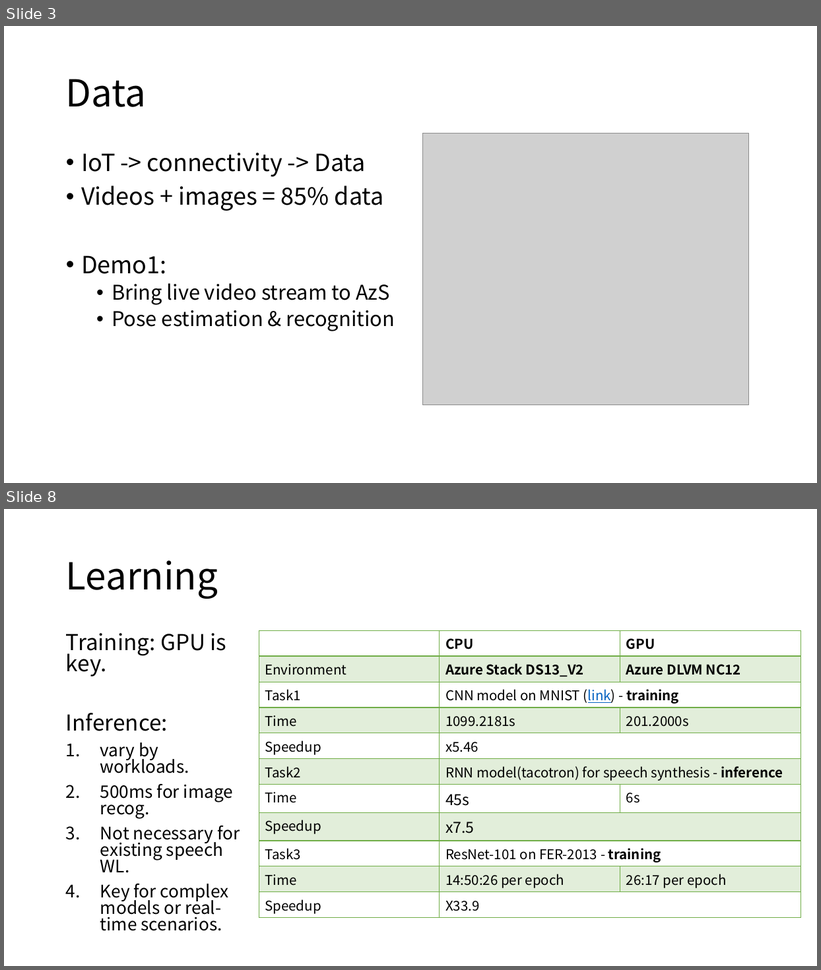
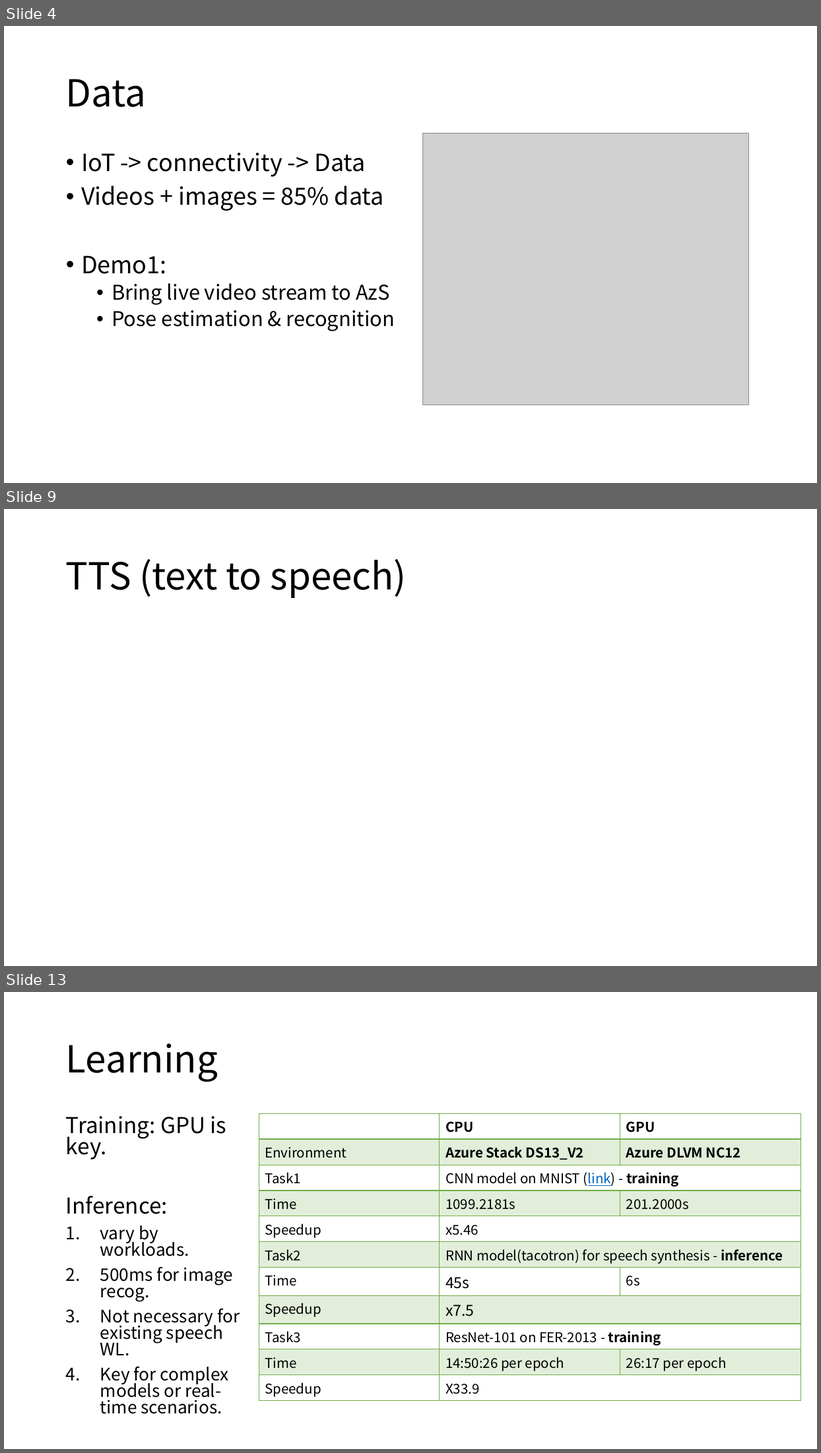
Before and after one commit to AbelHu/OpenCV_on_Raspberry_Pi, a slide deck: AI_exploration_and_demo.pptx. Shown one above the other, each under a label of ours: slides 3 and 8 before the commit, slides 4, 9 and 13 after it; the slides between them are not shown. The pictures are 821x970 and 821x1453 pixels, drawn with LibreOffice and Linux fonts; fonts in the diff are those of the drawing; grey boxes stand for pictures. Boxes give left, top, right and bottom in pixels: in the first picture for what was removed or moved away, otherwise in the second. Text is boxed around its words. In the diff, an @@ line names an element or a change of style, - is before the commit and + after.

```diff
--- a/AI_exploration_and_demo.pptx
+++ b/AI_exploration_and_demo.pptx
@@ slide 9 added at bbox=[4, 509, 817, 966], background #FFFFFF @@
@@ title added at bbox=[66, 559, 407, 598], 44 pt, text #000000 @@
+TTS (text to speech)
@@ what was slide 3 is now slide 4 @@
@@ what was slide 8 is now slide 13 @@
```
Also in this commit, not shown: 3 slides changed, 4 other slides added.
